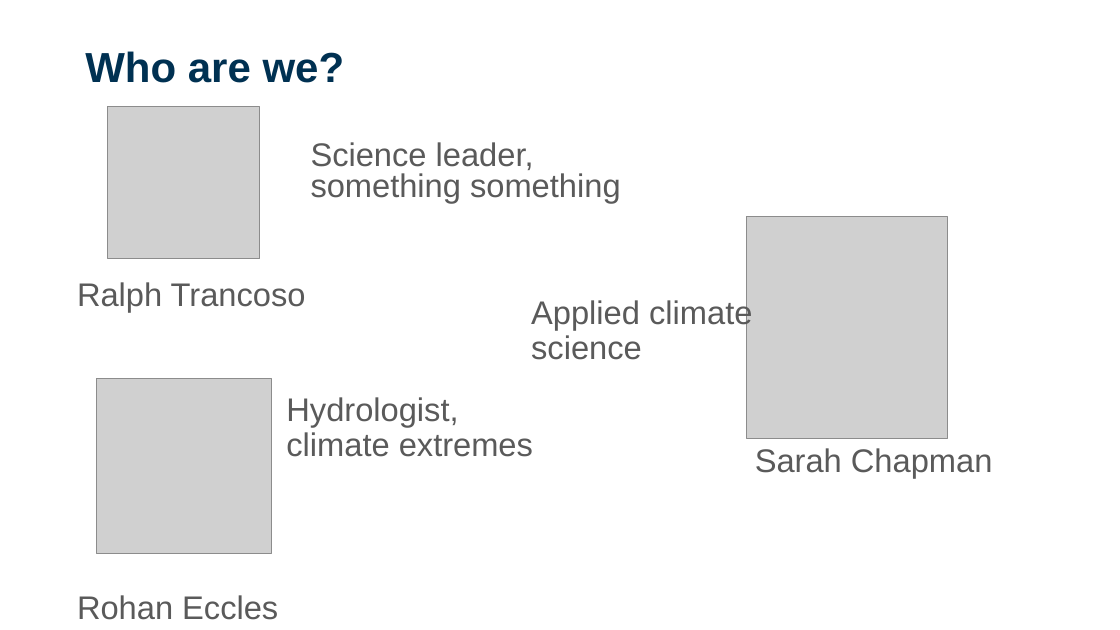
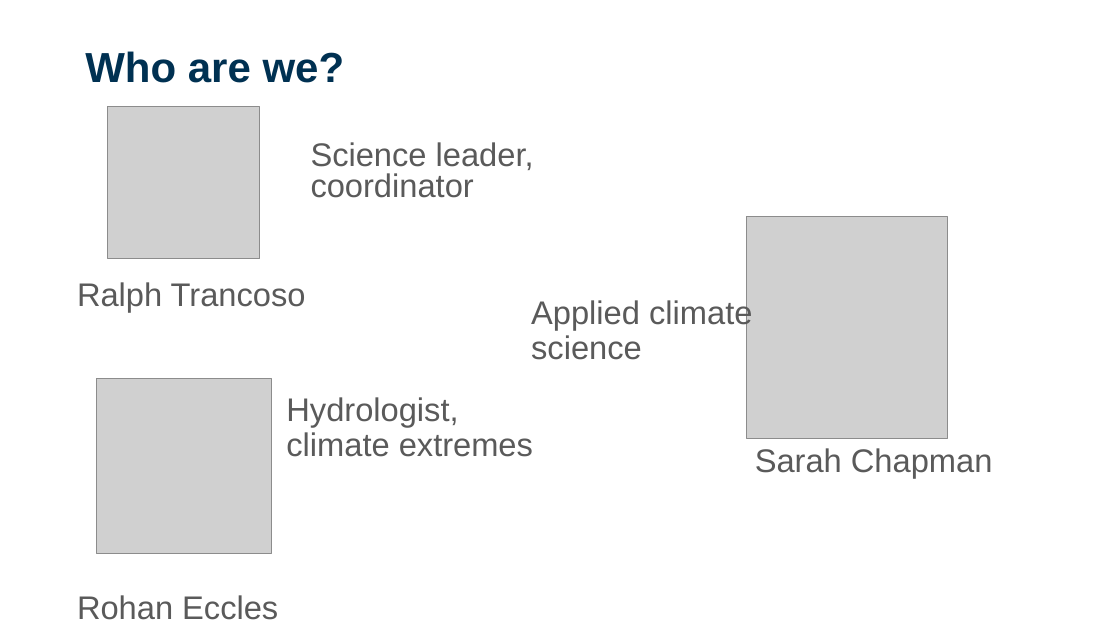
Before and after one commit to sdesrosiers1989/ICCB_Projections, a slide deck: slide 2 of ICCB2025_Session2_ClimateProjections.pptx. Drawn at 1120x630 pixels with LibreOffice and Linux fonts; fonts in the diff are those of the drawing; grey boxes stand for pictures; background and template pictures are left out. Boxes give left, top, right and bottom in pixels: in the first picture for what was removed or moved away, otherwise in the second. Text is boxed around its words. In the diff, an @@ line names an element or a change of style, - is before the commit and + after.

```diff
--- a/ICCB2025_Session2_ClimateProjections.pptx
+++ b/ICCB2025_Session2_ClimateProjections.pptx
@@ text at (x1=311, y1=142, x2=534, y2=198): text changed @@
-Science leader, something something
+Science leader, coordinator
```
Also in this commit, not shown: 2 slides added, 47 other files.
